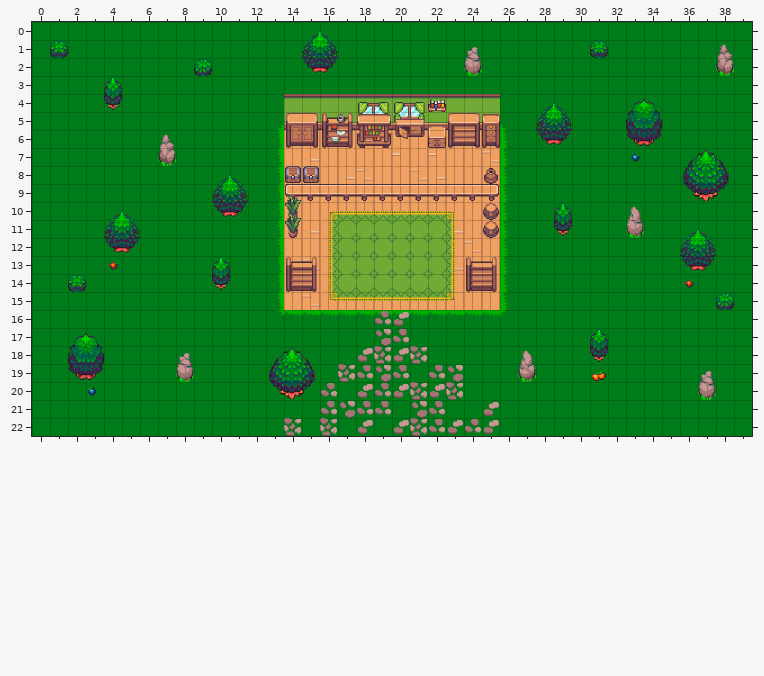
Tiled map -- Output/Assets/Maps/shop.tmx. Above is the file before it was changed.
Cells are 32x32 px. Shown: x 0..39, y 0..22.
After the commit:
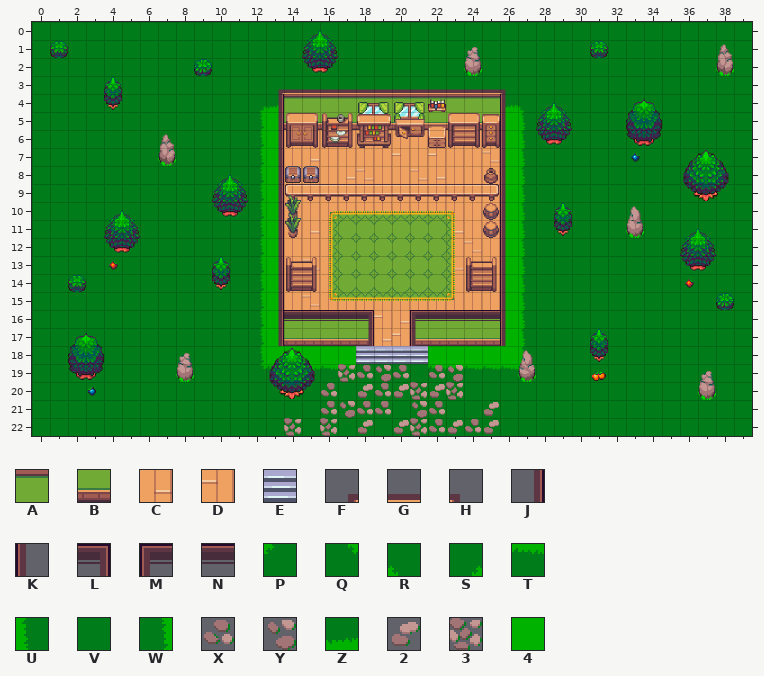
Key: from "interior_tileset": A 7, B 55, C 386, D 387, E 390, F 529, G 530, H 531, J 624, K 628, L 673, M 675, N 722; from "map_tileset": P 37, Q 38, R 85, S 86, T 134, U 181, V 182, W 183, X 195, Y 196, Z 230, 2 243, 3 244, 4 337.
_ is an empty cell.
Tiles of an added or newly shown layer are drawn over the layers below it.
Diff:
Layer "Fondo":
y 4: x 12..13 VV -> SZ; x 26..27 VV -> ZR
y 5: x 12..13 VS -> W4; x 26..27 RV -> 4U
y 6..15: x 12..13 VW -> W4; x 26..27 UV -> 4U
y 16: x 12..27 VQTTTTTTTTTTTTPV -> W4AAAAADCAAAAA4U
y 17: x 12..27 VVVVVVVVVVVVVVVV -> W4BBBBBCDBBBBB4U
y 18: x 12..27 VVVVVVVVVVVVVVVV -> W44444EEEE44444U
y 19: x 12..13 VV -> QT; x 15..17 VVV -> TTT; x 22..27 VVVVVV -> TTTTTP
Layer "Bordes" (added):
y 3: x 13..26 ______________ -> FGGGGGGGGGGGGH
y 4..15: x 13 _ -> J; x 26 _ -> K
y 16: x 13..18 ______ -> JNNNNL; x 21..26 ______ -> MNNNNK
y 17: x 13 _ -> J; x 18 _ -> J; x 21 _ -> K; x 26 _ -> K
Layer "Muebles":
y 16: x 19..20 X2 -> __
y 17: x 19..20 YX -> __
y 18: x 18..21 2323 -> ____
Where, in picture pixels (left, top, right, bottom), the same in both pictures:
changed: (260, 89, 525, 370)
